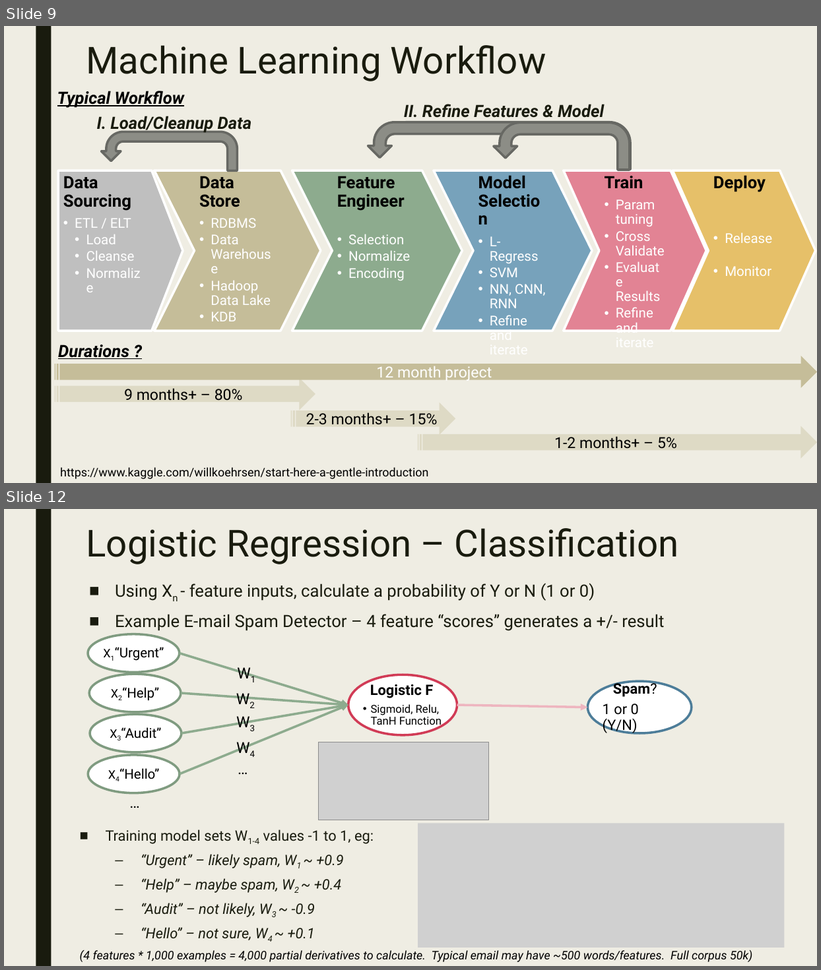
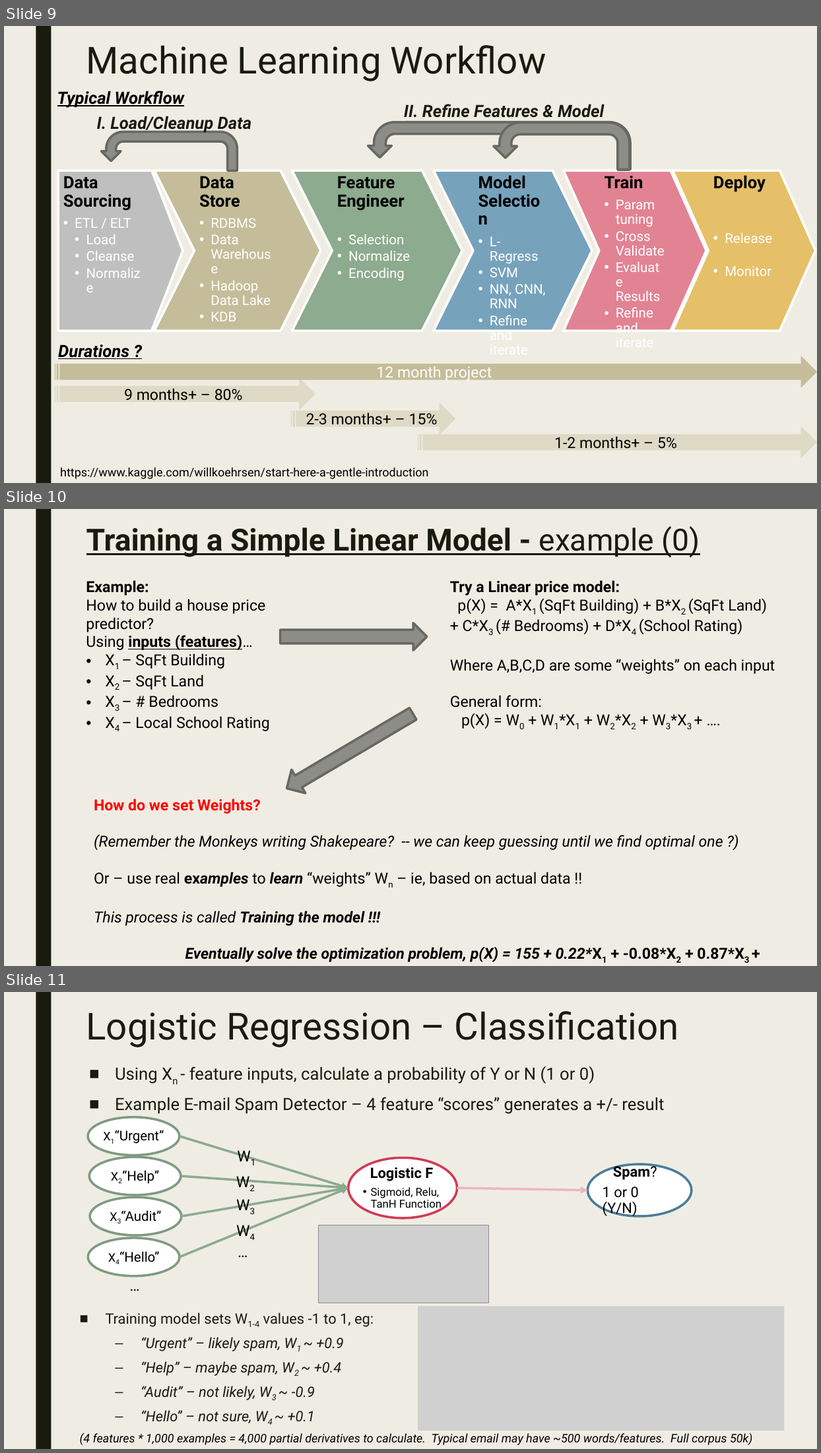
Before and after one commit to dougfoo/machineLearning, a slide deck: talks/MachineLearning101.pptx. Shown one above the other, each under a label of ours: slides 9 and 12 before the commit, slides 9, 10 and 11 after it; the slides between them are not shown. The pictures are 821x970 and 821x1453 pixels, drawn with LibreOffice and Linux fonts; fonts in the diff are those of the drawing; grey boxes stand for pictures. Boxes give left, top, right and bottom in pixels: in the first picture for what was removed or moved away, otherwise in the second. Text is boxed around its words. In the diff, an @@ line names an element or a change of style, - is before the commit and + after.

Commit message:
fixed timeline and linear reg

```diff
--- a/talks/MachineLearning101.pptx
+++ b/talks/MachineLearning101.pptx
@@ slide 10 added at [4,509,817,966], background #EFEDE3; not listed: 1 template element that a slide beside it also shows @@
@@ title added at [86,526,700,558], 36 pt, text #191B0E, bold, underline @@
+Training a Simple Linear Model - example (0)
@@ text added at [86,580,270,731], 18 pt, text #000000 @@
+Example:
+How to build a house price predictor?
+Using inputs (features)…
+• X1 – SqFt Building
+• X2 – SqFt Land
+• X3 – # Bedrooms
+• X4 – Local School Rating
@@ text added at [450,580,776,729], 18 pt, text #000000 @@
+Try a Linear price model:
+p(X) = A*X1 (SqFt Building) + B*X2 (SqFt Land) + C*X3 (# Bedrooms) + D*X4 (School Rating)
+Where A,B,C,D are some “weights” on each input
+General form:
+p(X) = W0 + W1*X1 + W2*X2 + W3*X3 + ….
@@ right arrow added at [281,623,426,650], fill #8C8D86, outline #686863 2.75 pt @@
@@ right arrow added at [280,702,420,801], fill #8C8D86, outline #686863 2.75 pt @@
@@ text added at [94,799,745,962], 18 pt, text #000000, italic @@
+How do we set Weights?
+(Remember the Monkeys writing Shakepeare? -- we can keep guessing until we find optimal one ?)
+Or – use real examples to learn “weights” Wn – ie, based on actual data !!
+This process is called Training the model !!!
+Eventually solve the optimization problem, p(X) = 155 + 0.22*X1 + -0.08*X2 + 0.87*X3 + ….
@@ what was slide 12 is now slide 11 @@
```
Also in this commit, not shown: 3 slides changed, 1 other slide added.
